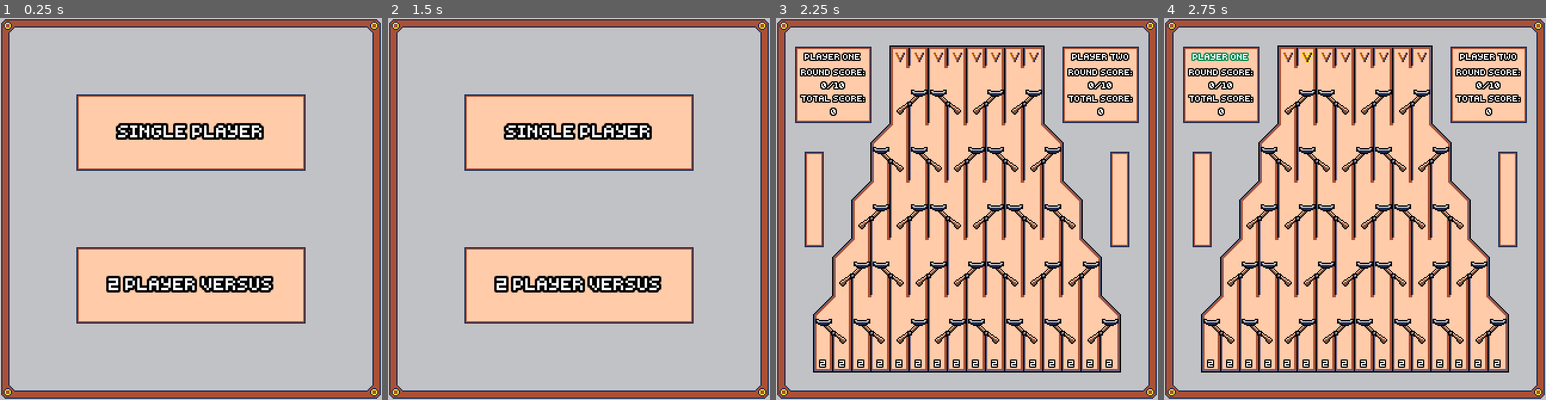
Above: before the commit, frames 1-4 (left to right).
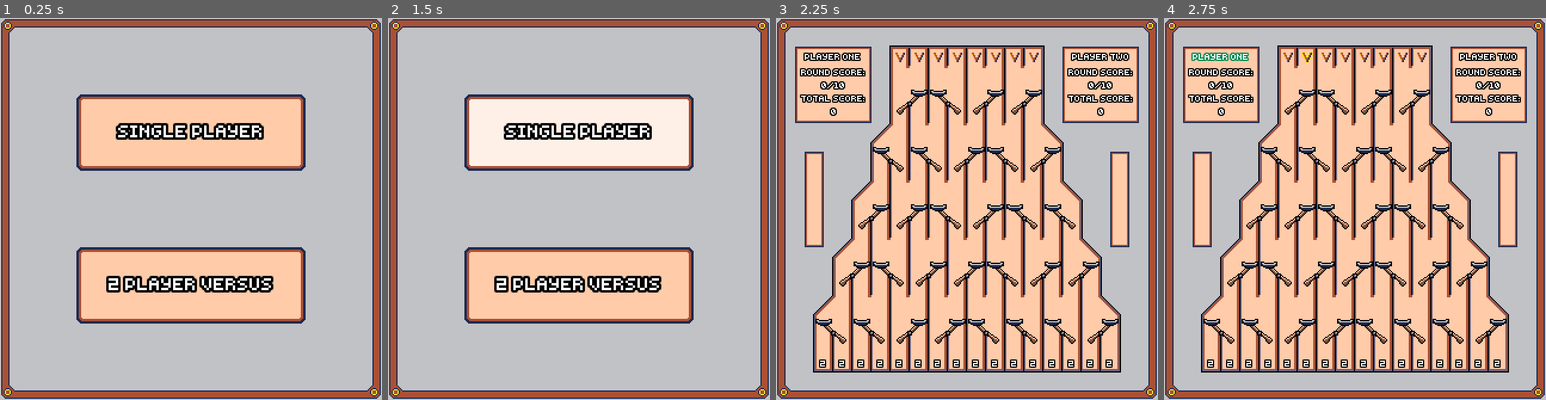
Above: after the commit, the same moments.

Repository: nico-bebop/Coin-Drop
Game: Godot game, scene res://menu/main_menu.tscn
Two runs of this game, one before a commit and one after it. Both use one fixed random seed, a clock stepped at 60 frames per second and the inputs below.
Inputs:
- Up to frame 1 (0.25 s): no input
- Up to frame 2 (1.5 s): click "SINGLE PLAYER" at 0.5 s; click "SINGLE PLAYER" at 1.25 s
- Up to frame 3 (2.25 s): click "2 PLAYER VERSUS" at 2 s
- Up to frame 4 (2.75 s): no input

The runs differ from the first frame. In frame 1, 2.9% of the frame differs, in the area x 20-80%, y 20-80%; in frame 2, 11%; in frame 3, nothing differs; in frame 4, nothing differs.

Commit message:
Hover and pressed buttons

Diff:
--- a/menu/main_menu.tscn
+++ b/menu/main_menu.tscn
@@ -1,9 +1,11 @@
-[gd_scene load_steps=5 format=2]
+[gd_scene load_steps=7 format=2]
 
 [ext_resource path="res://menu/main_menu.gd" type="Script" id=1]
 [ext_resource path="res://assets/sprites/ui/background.png" type="Texture" id=2]
 [ext_resource path="res://assets/sprites/ui/button.png" type="Texture" id=3]
 [ext_resource path="res://assets/fonts/default14px.tres" type="DynamicFont" id=4]
+[ext_resource path="res://assets/sprites/ui/button_pressed.png" type="Texture" id=5]
+[ext_resource path="res://assets/sprites/ui/button_hover.png" type="Texture" id=6]
 
 [node name="MainMenu" type="Control"]
 script = ExtResource( 1 )
@@ -18,6 +20,8 @@
 margin_right = 256.0
 margin_bottom = 128.0
 texture_normal = ExtResource( 3 )
+texture_pressed = ExtResource( 5 )
+texture_hover = ExtResource( 6 )
 
 [node name="Label" type="Label" parent="SinglePlayer"]
 margin_right = 192.0
@@ -33,6 +37,8 @@
 margin_right = 256.0
 margin_bottom = 256.0
 texture_normal = ExtResource( 3 )
+texture_pressed = ExtResource( 5 )
+texture_hover = ExtResource( 6 )
 
 [node name="Label" type="Label" parent="Versus"]
 margin_right = 192.0
Binary file removed: assets/sprites/coin_meter.aseprite
Binary file changed: assets/sprites/ui/button.png
Binary file added: assets/sprites/ui/button_hover.png
Not shown, added: assets/sprites/ui/button_hover.png.import
Binary file added: assets/sprites/ui/button_pressed.png
Not shown, added: assets/sprites/ui/button_pressed.png.import
